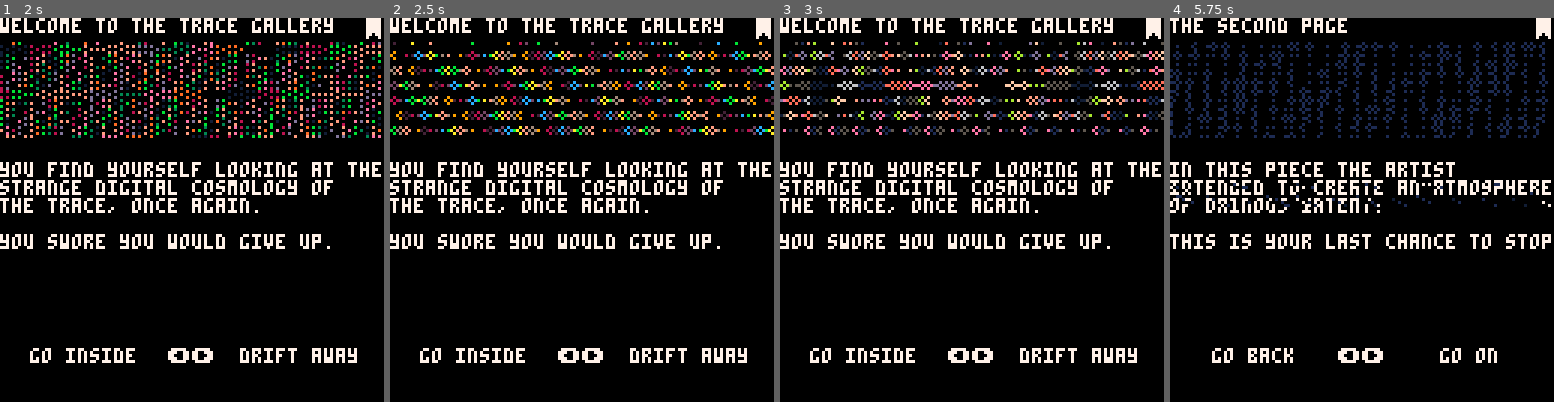
Above: before the commit, frames 1-4 (left to right).
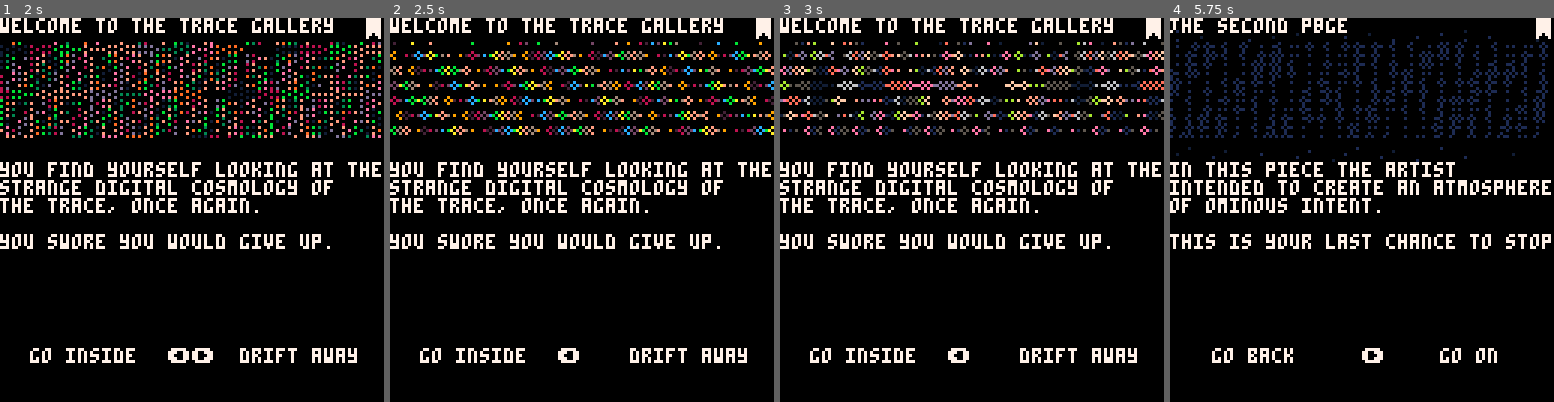
Above: after the commit, the same moments.

Repository: aebrer/pico8_carts
Game: PICO-8 cartridge games/the_trace/the_trace.p8
The game is run twice, just before and just after one commit, with the same random seed, the same clock (stepped at 60 frames per second) and the same inputs.
Inputs:
- Up to frame 1 (2 s): tap X (X key) at 0.33, 1.07, 1.85 s; tap O (Z key) at 0.7, 1.7 s; hold Right from 1.6 s (still down)
- Up to frame 2 (2.5 s): release Right at 2.1 s; tap O (Z key) at 2.1 s; hold Up 2.15-2.42 s; hold Right from 2.47 s (still down)
- Up to frame 3 (3 s): keep holding Right; tap O (Z key) at 2.5, 2.9 s; tap X (X key) at 2.97 s
- Up to frame 4 (5.75 s): release Right at 3.03 s; hold Left 3.08-3.58 s; tap O (Z key) every 0.4 s from 3.3 to 5.7 s; hold Down 3.63-3.97 s; hold Right 4.02-4.68 s; tap X (X key) at 4.08, 5.2 s; hold Up 4.73-5.03 s; hold Left 5.08-5.68 s; hold Down from 5.73 s (still down)

Frame 1 is identical in both runs. In frame 2, 0.1% of the frame differs, in the area x 50-56%, y 85-90%; in frame 3, 0.1%; in frame 4, 5.8%, in the area x 0-100%, y 3-90%.

Commit message:
button press effect

Diff:
--- a/games/the_trace/the_trace.p8
+++ b/games/the_trace/the_trace.p8
@@ -13,6 +13,15 @@
 bkmk=nil -- bookmark a page
 debug={}  -- list of things to print for debug
 pal(15,7,1)
+pressed=nil -- if a button was pressed
+pc=0  -- timer for button press
+butt_pos={}
+butt_pos[⬆️]={60,106}
+butt_pos[⬇️]={60,114}
+butt_pos[⬅️]={56,110}
+butt_pos[➡️]={64,110}
+
+
 
 -- logos
 v9_static = {}
@@ -51,6 +60,7 @@
  -- check inputs for choices
  for b in all({⬆️,⬇️,⬅️,➡️}) do
 	 if btnp(b) then
+	  pressed=b
 	  if curr_page.choices[b] then
 				if(curr_page.choices[b].cb)curr_page.choices[b]:cb()
 		  if curr_page.choices[b].page then
@@ -173,11 +183,17 @@
 	 print(butt_key[➡️],64,110,15)
 	 print(c➡️.title,hcenter(c➡️.title,100),110,15)
 	end
---	line(64,0,64,128,15)
+ -- draw button press effect
+ if pressed then
+  print(butt_key[pressed],butt_pos[pressed][1],butt_pos[pressed][2],0)
+ 	pc+=1
+ 	if(pc>6)pc=0pressed=nil
+ end
+
 end
 
 function glitch()
- local on=(t()*4.0)%1<0.1
+ local on=(t()*4.0)%13<0.1
  local gso=on and 0 or rnd(0x1fff)\1
  local gln=on and 0x1ffe or rnd(0x1fff-gso)\16
  for a=0x6000+gso,0x6000+gso+gln,rnd(16)\1 do
